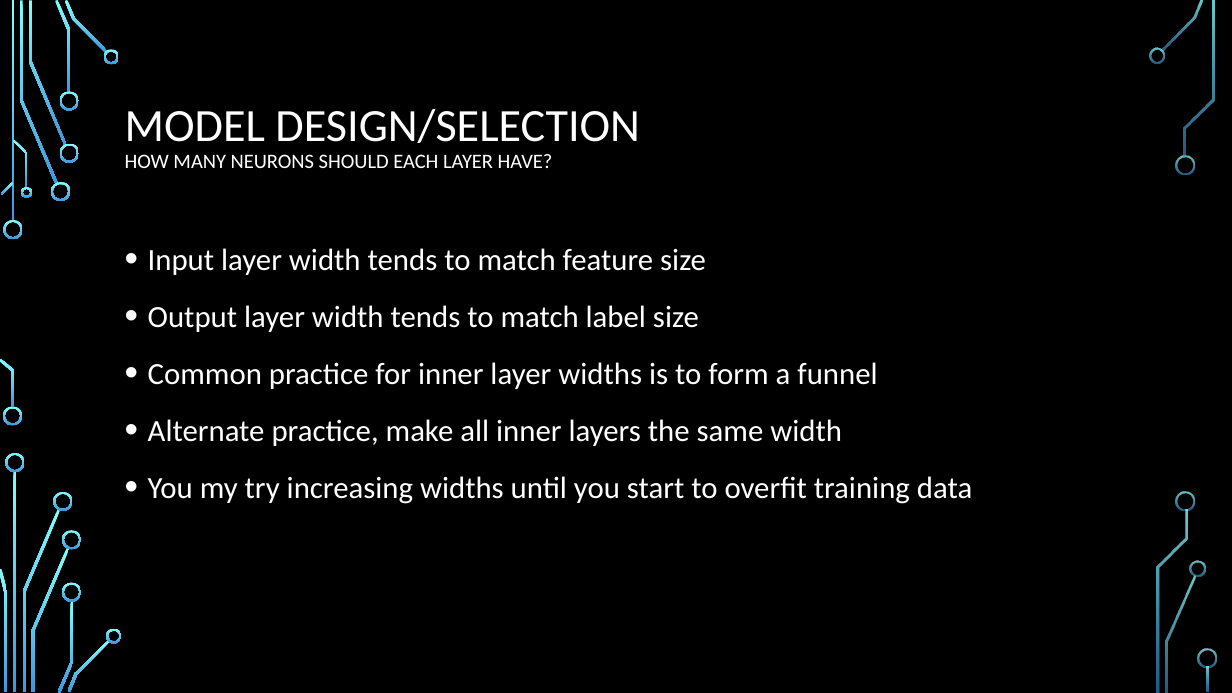
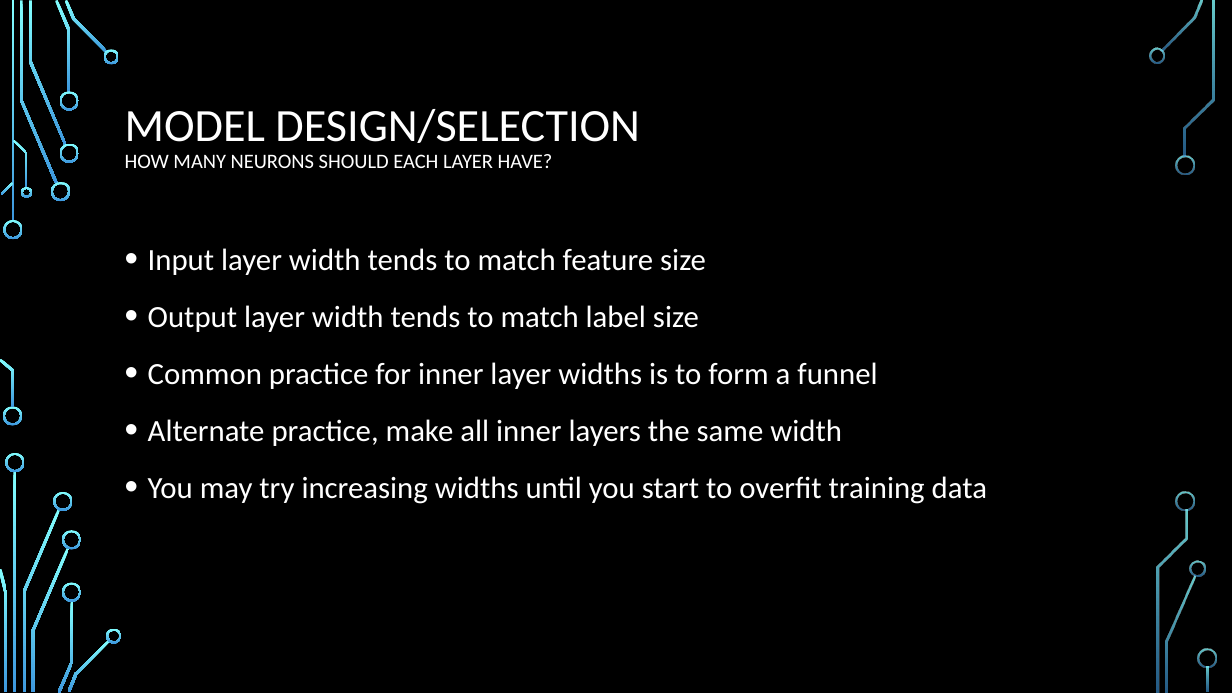
Before and after one commit to rkrenz/MNIST_TensorFlow, a slide deck: slide 7 of MNIST with Tensorflow - Deep Model.pptx. Drawn at 1232x693 pixels with LibreOffice and Linux fonts; fonts in the diff are those of the drawing; background and template pictures are left out. Boxes give left, top, right and bottom in pixels: in the first picture for what was removed or moved away, otherwise in the second. Text is boxed around its words. In the diff, an @@ line names an element or a change of style, - is before the commit and + after.

Commit message:
fix typos in DEEP slide deck

```diff
--- a/MNIST with Tensorflow - Deep Model.pptx
+++ b/MNIST with Tensorflow - Deep Model.pptx
@@ text at (148,476,987,504): text changed @@
-• You my try increasing widths until you start to overfit training data
+• You may try increasing widths until you start to overfit training data
```
Also in this commit, not shown: 2 other slides changed, 1 slide added.
